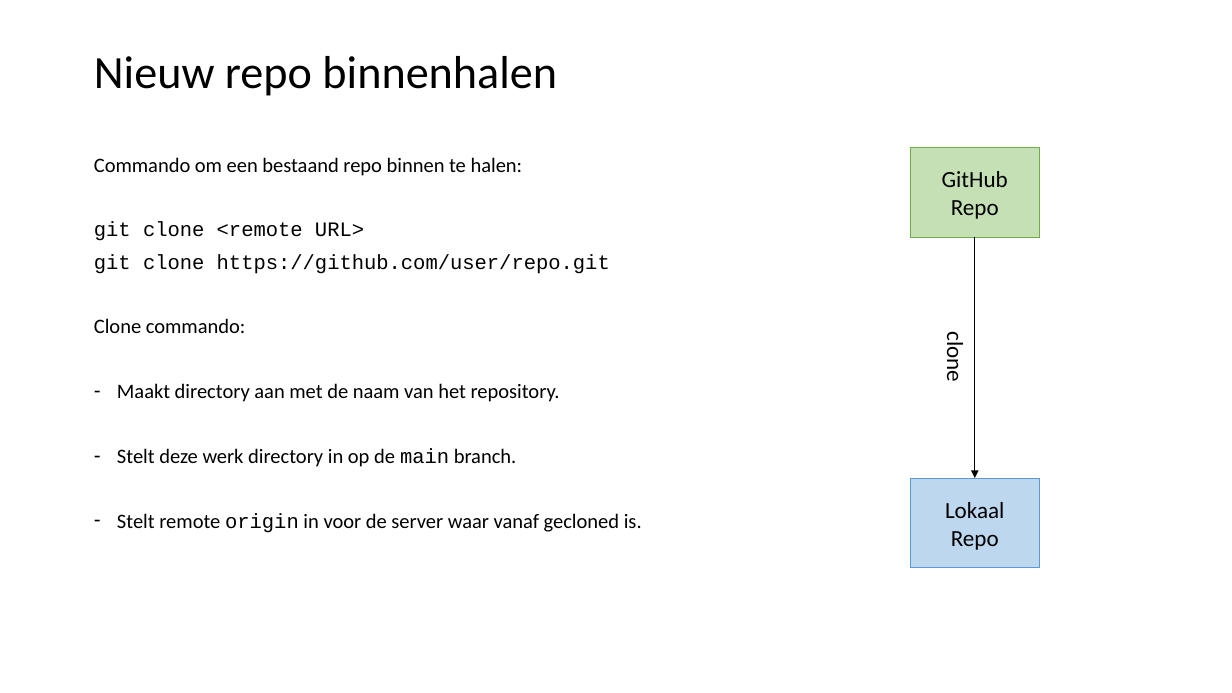
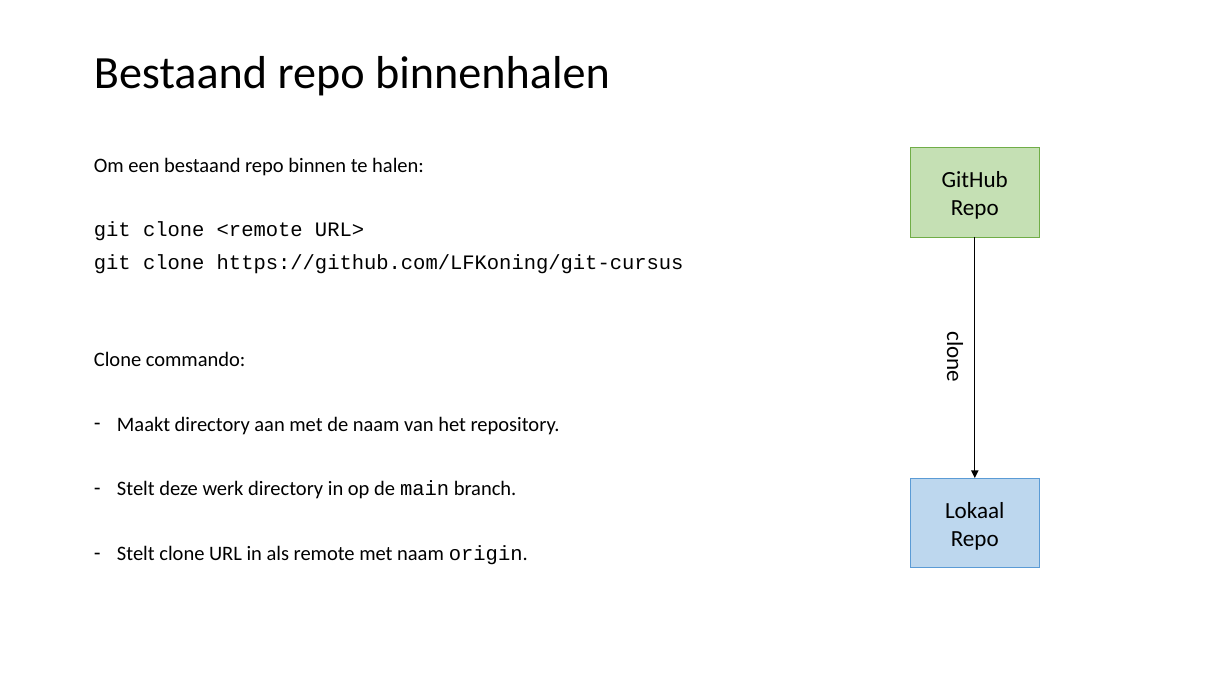
Before and after one commit to LFKoning/knowledge-sharing, a slide deck: slide 11 of git_course/2_collaboration/git_collaboration.pptx (slide 13 before the commit). Drawn at 1232x693 pixels with LibreOffice and Linux fonts; fonts in the diff are those of the drawing. Boxes give left, top, right and bottom in pixels: in the first picture for what was removed or moved away, otherwise in the second. Text is boxed around its words. In the diff, an @@ line names an element or a change of style, - is before the commit and + after.

```diff
--- a/git_course/2_collaboration/git_collaboration.pptx
+++ b/git_course/2_collaboration/git_collaboration.pptx
@@ title at [94, 56, 610, 96]: text changed @@
-Nieuw repo binnenhalen
+Bestaand repo binnenhalen
@@ text at [94, 157, 424, 176]: text changed @@
-Commando om een bestaand repo binnen te halen:
+Om een bestaand repo binnen te halen:
@@ text at [94, 254, 684, 274]: text changed @@
-git clone https://github.com/user/repo.git
+git clone https://github.com/LFKoning/git-cursus
@@ text at [117, 545, 528, 565]: text changed @@
-– Stelt remote origin in voor de server waar vanaf gecloned is.
+– Stelt clone URL in als remote met naam origin.
```
Also in this commit, not shown: 48 other slides changed, 7 slides added, 4 slides removed, 2 other files.
